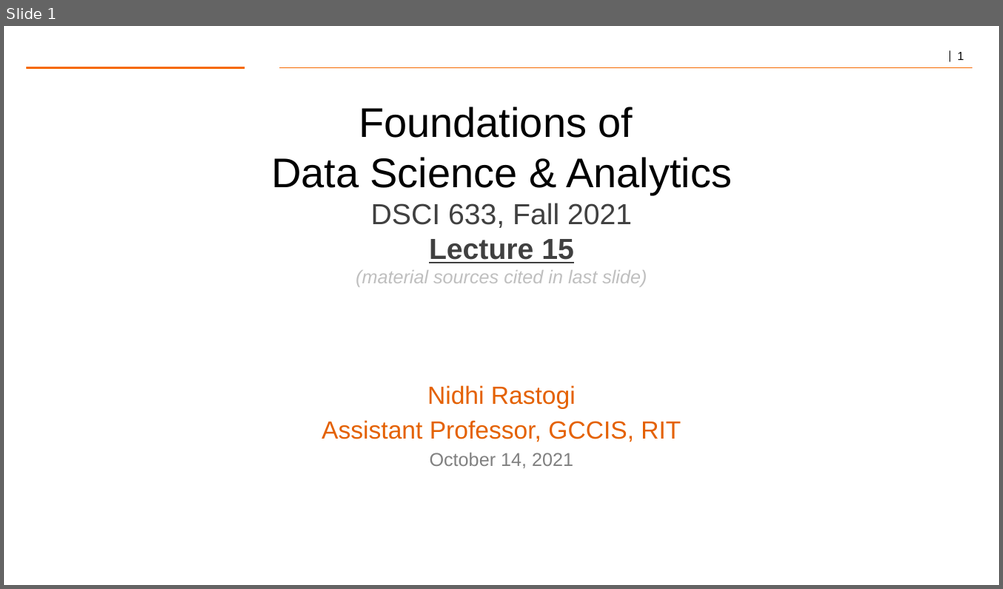
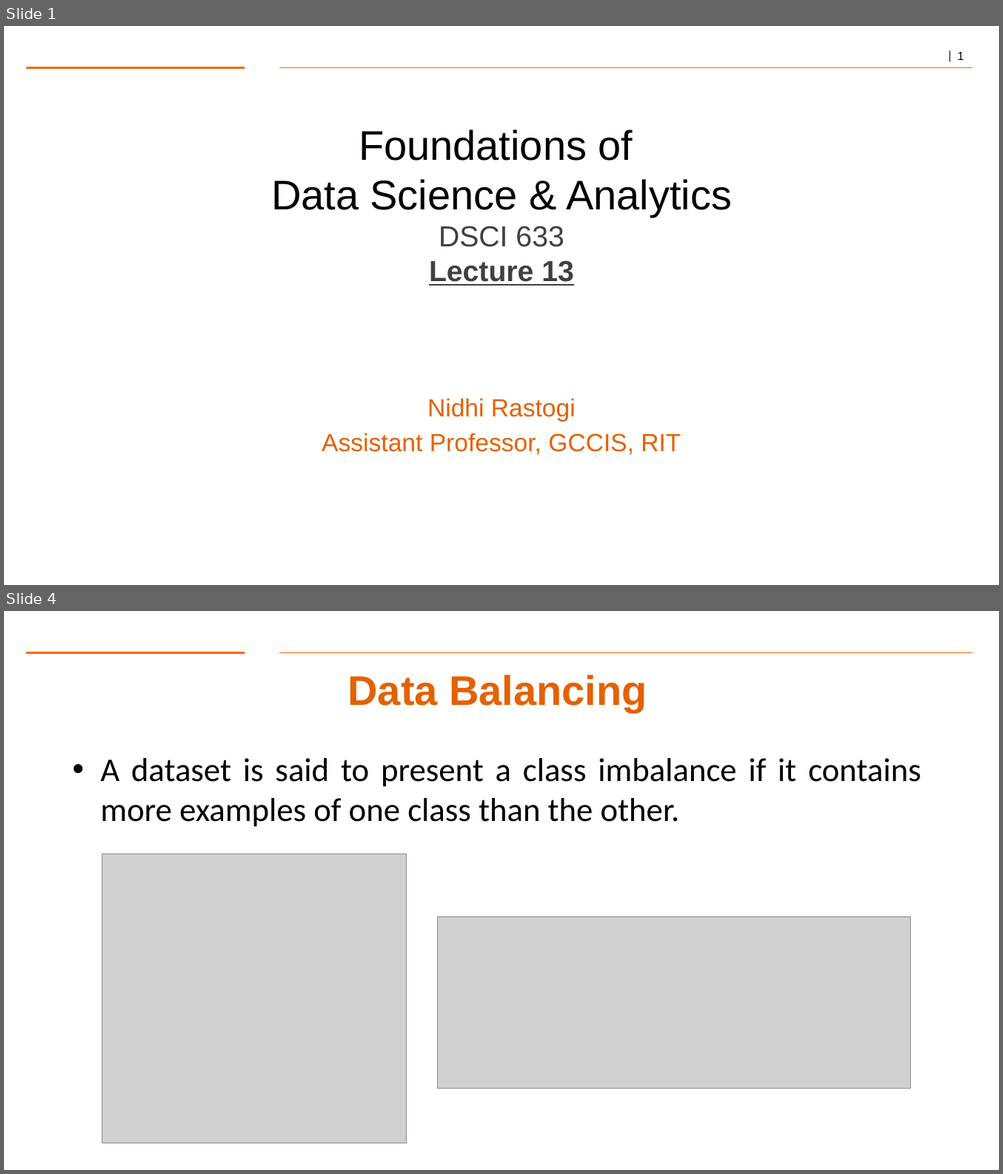
Before and after one commit to gk5951/RIT-DSCI-633-FDS, a slide deck: Syllabus/Lecture13/Lec13.pptx. Shown one above the other, each under a label of ours: slide 1 before the commit, slides 1 and 4 after it; the slides between them are not shown. The pictures are 1003x589 and 1003x1174 pixels, drawn with LibreOffice and Linux fonts; fonts in the diff are those of the drawing; grey boxes stand for pictures; background and template pictures are left out. Boxes give left, top, right and bottom in pixels: in the first picture for what was removed or moved away, otherwise in the second. Text is boxed around its words. In the diff, an @@ line names an element or a change of style, - is before the commit and + after.

```diff
--- a/Syllabus/Lecture13/Lec13.pptx
+++ b/Syllabus/Lecture13/Lec13.pptx
@@ slide 4 added at (4, 611, 999, 1170), background #FFFFFF; not listed: 2 template elements that a slide beside it also shows @@
@@ title added at (348, 675, 646, 712), 40 pt, text #E46102, bold @@
+Data Balancing
@@ text added at (100, 758, 921, 827), 32 pt, text #000000 @@
+• A dataset is said to present a class imbalance if it contains more examples of one class than the other.
@@ picture added at (102, 854, 406, 1144) @@
@@ picture added at (438, 917, 910, 1088) @@
@@ slide 1 changed as well @@
@@ text at (271, 130, 731, 286): text changed @@
-Foundations of
-Data Science & Analytics
-DSCI 633, Fall 2021
-Lecture 15
-(material sources cited in last slide)
+Foundations of
+Data Science & Analytics
+DSCI 633
+Lecture 13
@@ text at (430, 453, 573, 469): paragraph removed @@
-October 14, 2021
```
Also in this commit, not shown: 1 other slide changed, 15 other slides added, 36 slides removed, 11 other files.
